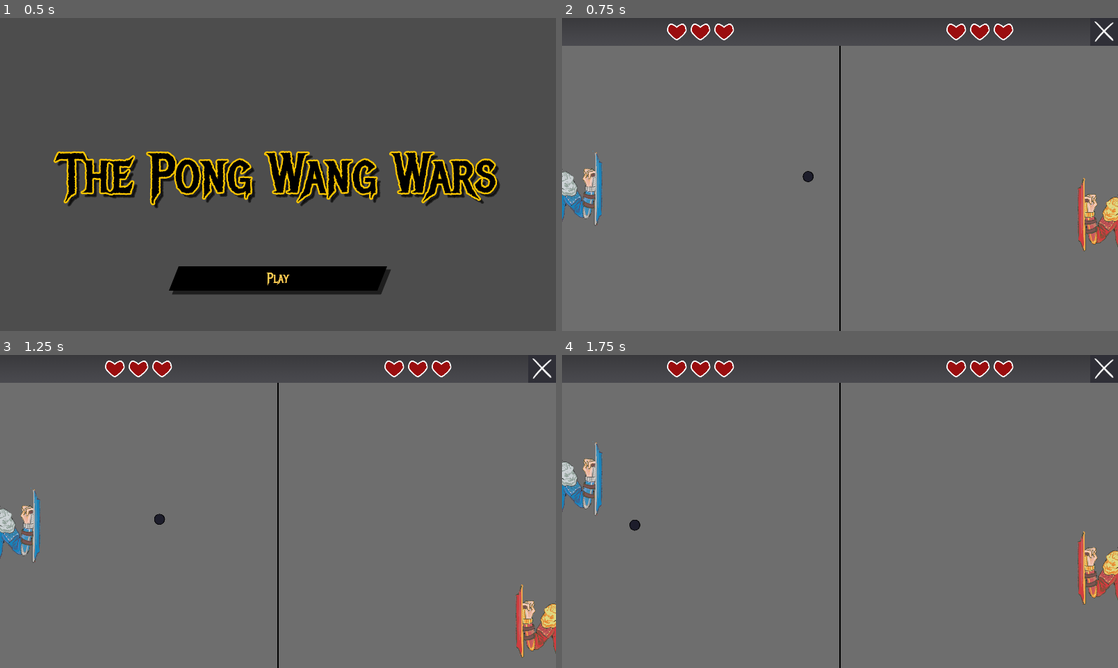
Above: before the commit, frames 1-4 (two rows, left to right).
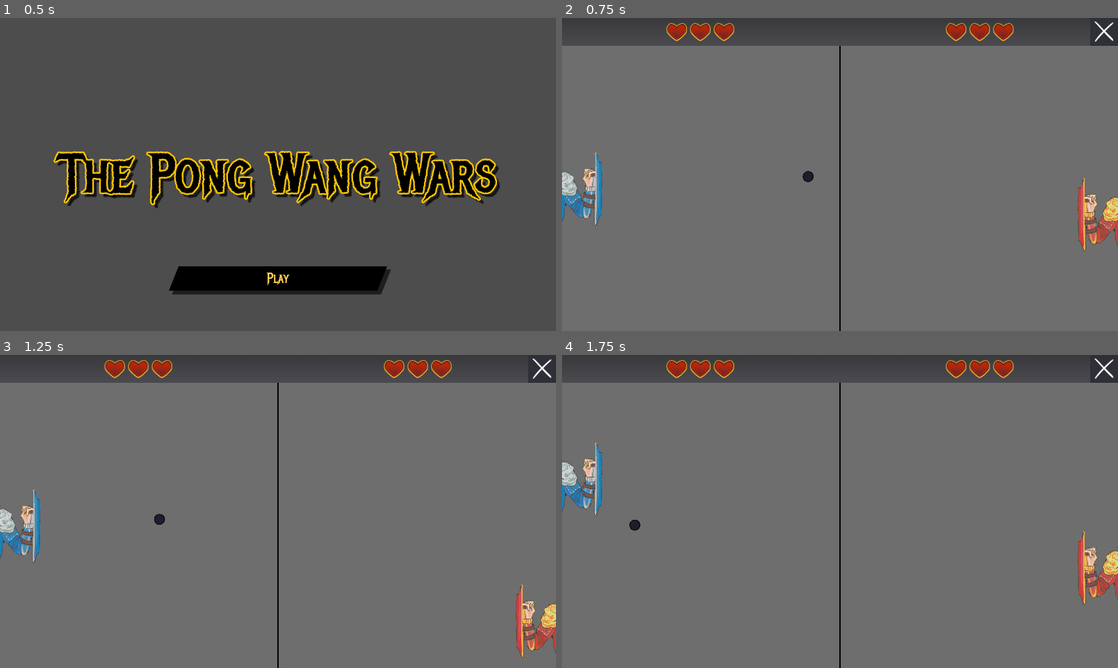
Above: after the commit, the same moments.

Repository: parrotwise/gmtk26-pong
Game: Godot game, scene res://Menu/main_menu.tscn
The game is run twice, just before and just after one commit, with the same random seed, the same clock (stepped at 60 frames per second) and the same inputs. Sound files missing from this copy of the repository are replaced by a short silence.
Inputs:
- Up to frame 1 (0.5 s): no input
- Up to frame 2 (0.75 s): click "Play" at 0.5 s
- Up to frame 3 (1.25 s): no input
- Up to frame 4 (1.75 s): hold Up (ui_up) from 1.28 s (still down)

Frame 1 is identical in both runs. In frame 2, 0.9% of the frame differs, in the area x 18-82%, y 1-8%; in frame 3, 0.9%; in frame 4, 0.9%.

Commit message:
Replace heart placeholder assets

Diff:
--- a/Scenes/GameUI/hud.tscn
+++ b/Scenes/GameUI/hud.tscn
@@ -1,10 +1,10 @@
 [gd_scene format=3 uid="uid://i1o5fru2q5cg"]
 
 [ext_resource type="Script" uid="uid://bg2lsv0wic75u" path="res://Scenes/GameUI/hud.gd" id="1_56xkn"]
+[ext_resource type="Texture2D" uid="uid://su2se2y7g5xr" path="res://Sprites/hp.png" id="2_eccdw"]
 [ext_resource type="Texture2D" uid="uid://brsr08lgwm5ak" path="res://Sprites/bar_placeholder.png" id="2_l26h0"]
+[ext_resource type="Texture2D" uid="uid://bask7m4bnnhxh" path="res://Sprites/hp_no.png" id="3_0un6g"]
 [ext_resource type="Texture2D" uid="uid://b7jpgpuws8ief" path="res://Sprites/exit_placeholder.png" id="3_eccdw"]
-[ext_resource type="Texture2D" uid="uid://x001807xjio3" path="res://Sprites/hp0_placeholder.png" id="3_l26h0"]
-[ext_resource type="Texture2D" uid="uid://ch4gxl3p804vh" path="res://Sprites/hp1_placeholder.png" id="4_0un6g"]
 
 [node name="HUD" type="Control" unique_id=1368634265]
 custom_minimum_size = Vector2(800, 40)
@@ -13,8 +13,8 @@
 anchor_right = 1.0
 grow_horizontal = 2
 script = ExtResource("1_56xkn")
-heart_full_texture = ExtResource("4_0un6g")
-heart_empty_texture = ExtResource("3_l26h0")
+heart_full_texture = ExtResource("2_eccdw")
+heart_empty_texture = ExtResource("3_0un6g")
 
 [node name="Bar" type="TextureRect" parent="." unique_id=39477478]
 layout_mode = 1
@@ -43,19 +43,19 @@
 [node name="Heart" type="TextureRect" parent="HBoxContainer/CenterContainer/LeftHearts" unique_id=1343077231]
 custom_minimum_size = Vector2(30, 30)
 layout_mode = 2
-texture = ExtResource("4_0un6g")
+texture = ExtResource("2_eccdw")
 expand_mode = 1
 
 [node name="Heart2" type="TextureRect" parent="HBoxContainer/CenterContainer/LeftHearts" unique_id=327428545]
 custom_minimum_size = Vector2(30, 30)
 layout_mode = 2
-texture = ExtResource("4_0un6g")
+texture = ExtResource("2_eccdw")
 expand_mode = 1
 
 [node name="Heart3" type="TextureRect" parent="HBoxContainer/CenterContainer/LeftHearts" unique_id=35090175]
 custom_minimum_size = Vector2(30, 30)
 layout_mode = 2
-texture = ExtResource("4_0un6g")
+texture = ExtResource("2_eccdw")
 expand_mode = 1
 
 [node name="CenterContainer2" type="CenterContainer" parent="HBoxContainer" unique_id=491996571]
@@ -69,19 +69,19 @@
 [node name="Heart" type="TextureRect" parent="HBoxContainer/CenterContainer2/RightHearts" unique_id=2007865467]
 custom_minimum_size = Vector2(30, 30)
 layout_mode = 2
-texture = ExtResource("4_0un6g")
+texture = ExtResource("2_eccdw")
 expand_mode = 1
 
 [node name="Heart2" type="TextureRect" parent="HBoxContainer/CenterContainer2/RightHearts" unique_id=1812277997]
 custom_minimum_size = Vector2(30, 30)
 layout_mode = 2
-texture = ExtResource("4_0un6g")
+texture = ExtResource("2_eccdw")
 expand_mode = 1
 
 [node name="Heart3" type="TextureRect" parent="HBoxContainer/CenterContainer2/RightHearts" unique_id=2049468968]
 custom_minimum_size = Vector2(30, 30)
 layout_mode = 2
-texture = ExtResource("4_0un6g")
+texture = ExtResource("2_eccdw")
 expand_mode = 1
 
 [node name="QuitButton" type="TextureButton" parent="." unique_id=811932129]
Binary file added: Sprites/hp.png
Not shown, added: Sprites/hp.png.import
Binary file added: Sprites/hp_no.png
Not shown, added: Sprites/hp_no.png.import
